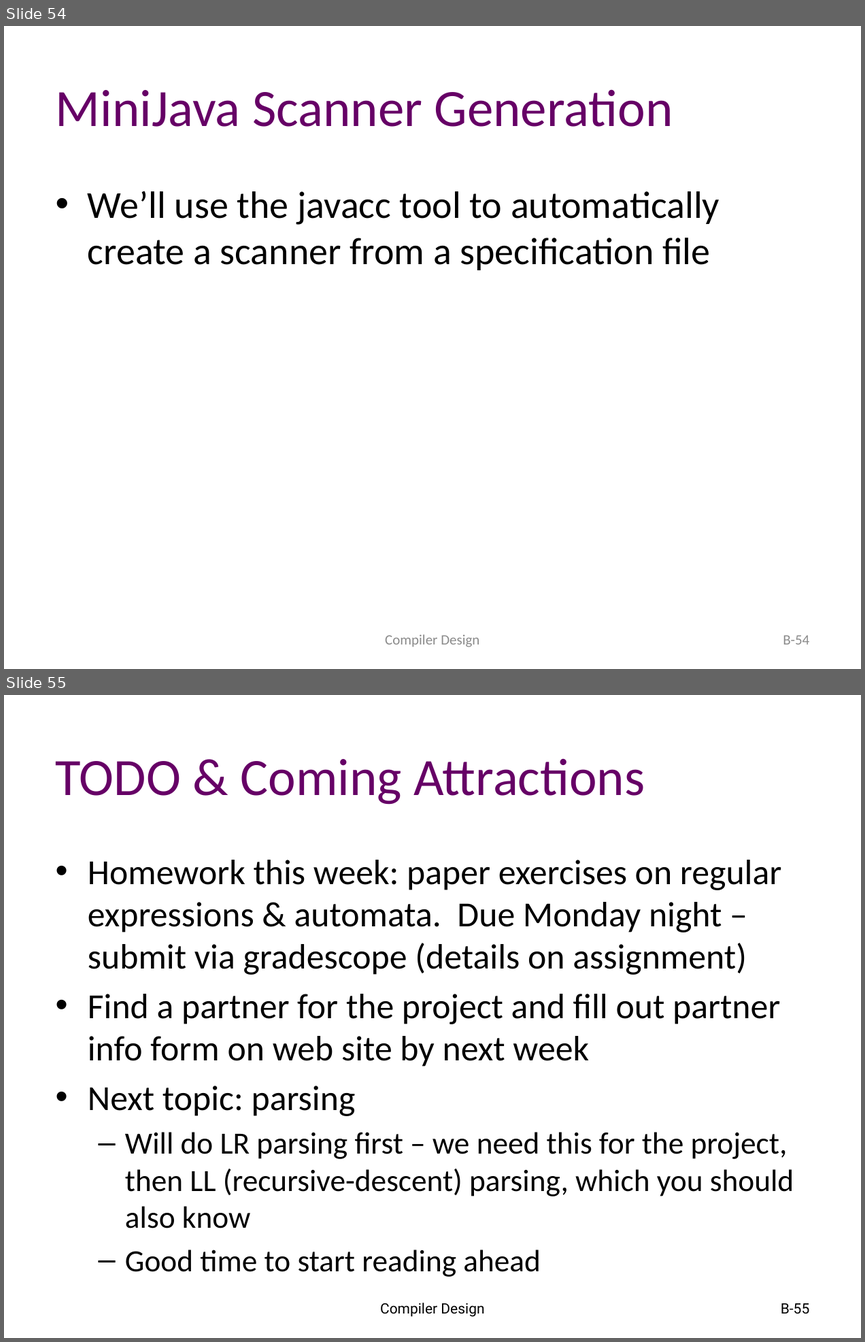
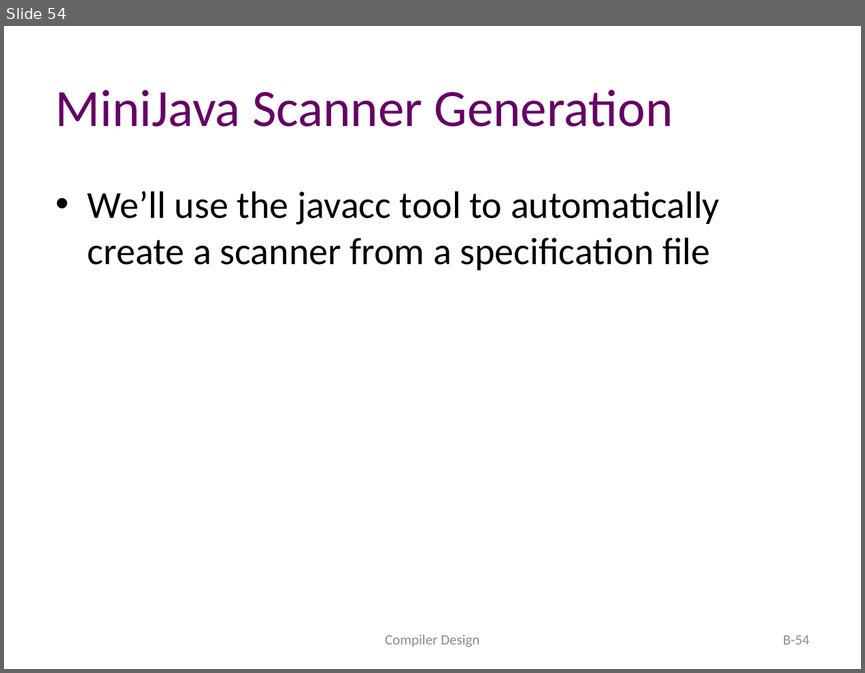
Before and after one commit to atu-se/atu.innomadic.com, a slide deck: courses/compilers/lectures/B-regexp.pptx. Shown one above the other, each under a label of ours: slides 54 and 55 before the commit, slide 54 after it. The pictures are 865x1342 and 865x673 pixels, drawn with LibreOffice and Linux fonts; fonts in the diff are those of the drawing. Boxes give left, top, right and bottom in pixels: in the first picture for what was removed or moved away, otherwise in the second. Text is boxed around its words. In the diff, an @@ line names an element or a change of style, - is before the commit and + after.

Commit message:
compiles lecture2

```diff
--- a/courses/compilers/lectures/B-regexp.pptx
+++ b/courses/compilers/lectures/B-regexp.pptx
@@ slide 55 removed at <box>4,695,861,1338</box>, background #FFFFFF @@
@@ title removed at <box>56,758,645,804</box> @@
-TODO & Coming Attractions
@@ text removed at <box>88,860,793,1276</box> @@
-• Homework this week: paper exercises on regular expressions & automata. Due Monday night – submit via gradescope (details on assignment)
-• Find a partner for the project and fill out partner info form on web site by next week
-• Next topic: parsing
-  – Will do LR parsing first – we need this for the project, then LL (recursive-descent) parsing, which you should also know
-  – Good time to start reading ahead
@@ text removed at <box>380,1302,484,1317</box> @@
-Compiler Design
@@ page number removed at <box>781,1303,809,1314</box> @@
-B-55
```
Also in this commit, not shown: 7 other files.
